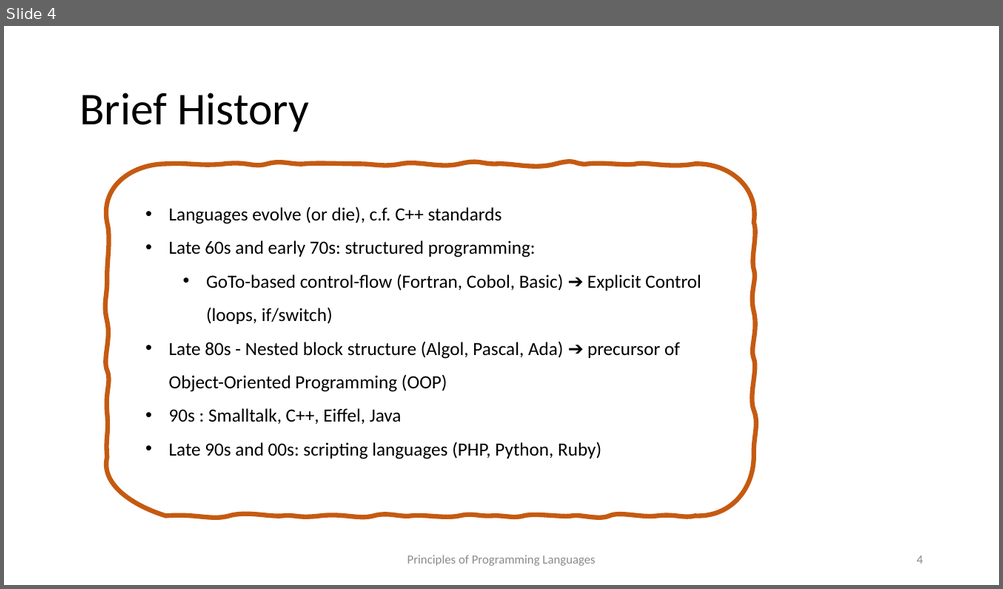
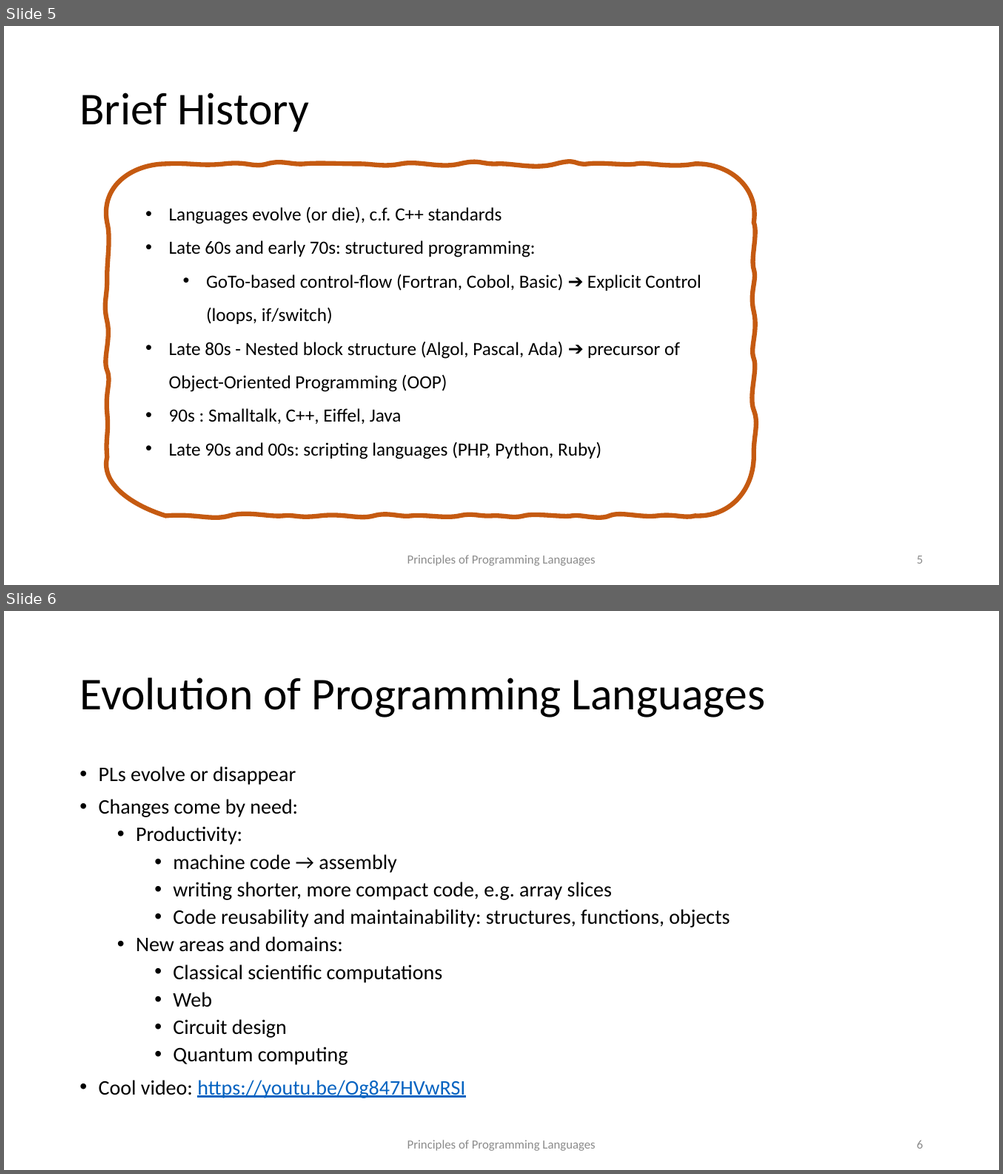
Before and after one commit to kongm/pl-design, a slide deck: introduction.pptx. Shown one above the other, each under a label of ours: slide 4 before the commit, slides 5 and 6 after it. The pictures are 1003x589 and 1003x1174 pixels, drawn with LibreOffice and Linux fonts; fonts in the diff are those of the drawing. Boxes give left, top, right and bottom in pixels: in the first picture for what was removed or moved away, otherwise in the second. Text is boxed around its words. In the diff, an @@ line names an element or a change of style, - is before the commit and + after.

```diff
--- a/introduction.pptx
+++ b/introduction.pptx
@@ slide 6 added at (4,611,999,1170), background #FFFFFF @@
@@ title added at (79,678,765,718), 44 pt, text #000000 @@
+Evolution of Programming Languages
@@ text added at (99,766,729,1099), 20 pt, text #000000 @@
+• PLs evolve or disappear
+• Changes come by need:
+  • Productivity:
+    • machine code → assembly
+    • writing shorter, more compact code, e.g. array slices
+    • Code reusability and maintainability: structures, functions, objects
+  • New areas and domains:
+    • Classical scientific computations
+    • Web
+    • Circuit design
+    • Quantum computing
+• Cool video: https://youtu.be/Og847HVwRSI
@@ text added at (407,1140,595,1151), 12 pt, text #8C8C8C @@
+Principles of Programming Languages
@@ page number added at (916,1141,922,1149), 12 pt, text #8C8C8C @@
+6
@@ what was slide 4 is now slide 5 @@
@@ page number at (916,556,922,564): text changed @@
-4
+5
```
Also in this commit, not shown: 1 slide changed, 12 other slides added, 1 slide removed, 2 other files.
